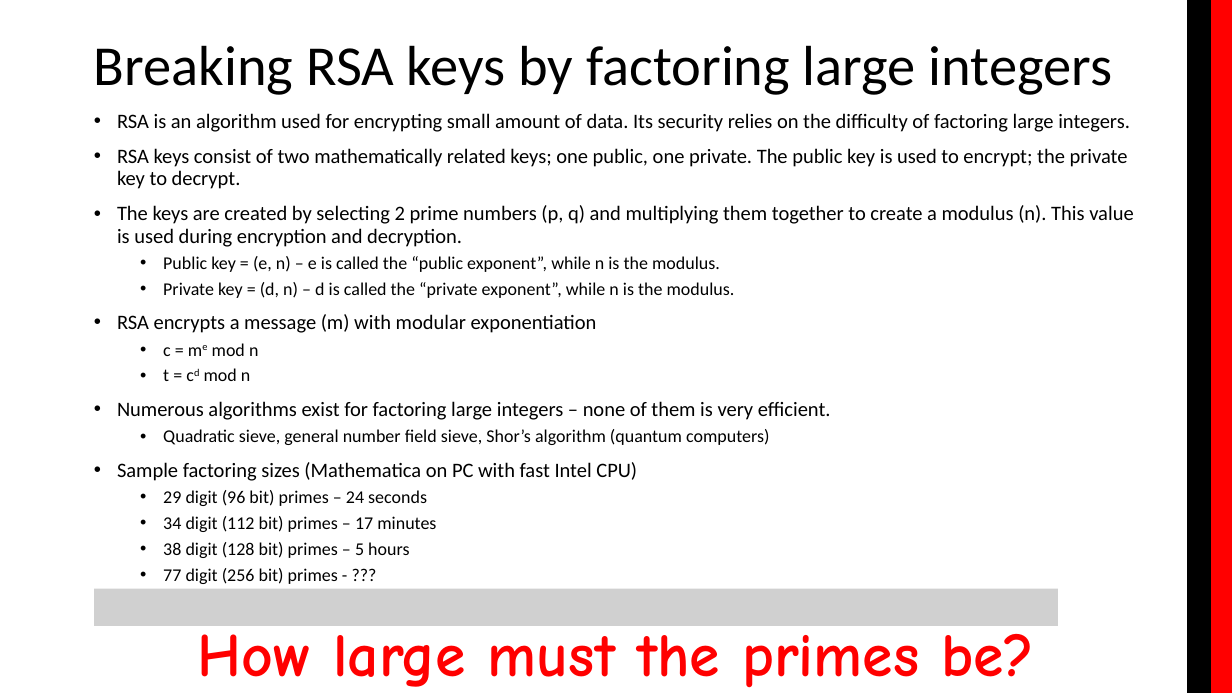
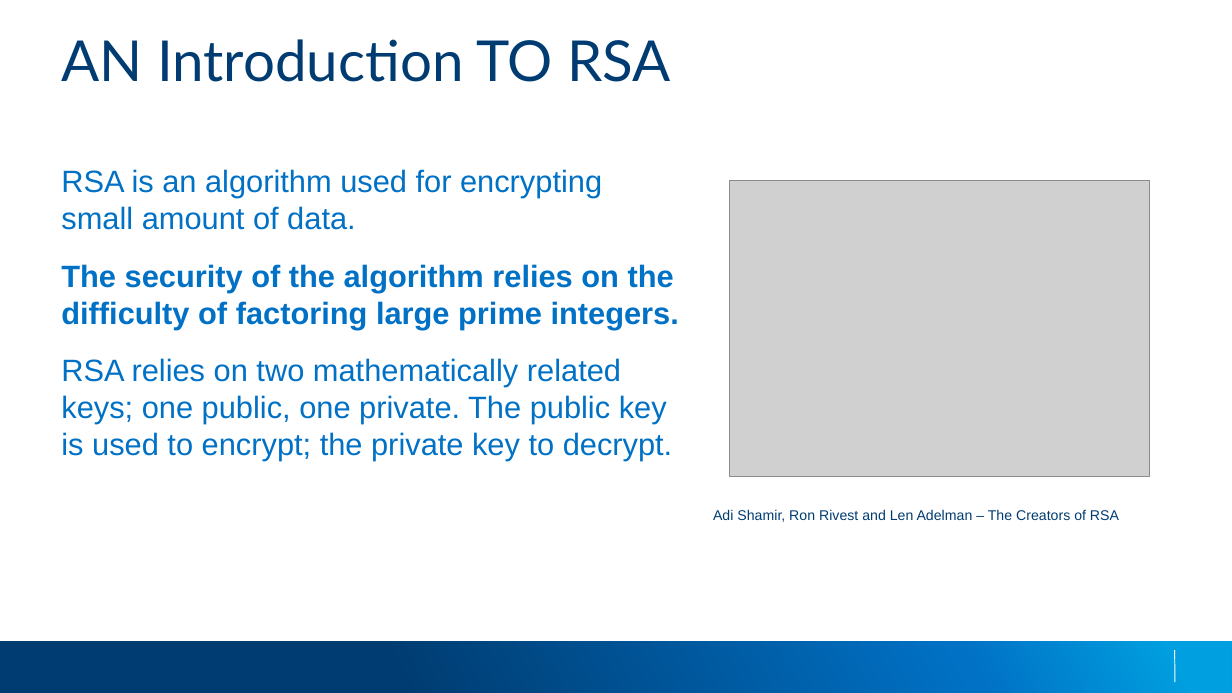
Before and after one commit to applesauce49/lincoln_high, a slide deck: slide 4 of presos/LincolnHighVisit-2019.pptx (slide 3 before the commit). Drawn at 1232x693 pixels with LibreOffice and Linux fonts; fonts in the diff are those of the drawing; grey boxes stand for pictures; background and template pictures are left out. Boxes give left, top, right and bottom in pixels: in the first picture for what was removed or moved away, otherwise in the second. Text is boxed around its words. In the diff, an @@ line names an element or a change of style, - is before the commit and + after.

Commit message:
Updated slides with new theme, and refined content.

```diff
--- a/presos/LincolnHighVisit-2019.pptx
+++ b/presos/LincolnHighVisit-2019.pptx
@@ rectangle removed at (1188, 0, 1212, 693) @@
@@ rectangle removed at (1211, 0, 1232, 693) @@
@@ title at (61, 39, 671, 82): text changed; font Calibri to Lato; text colour #000000 to #003C71 @@
-Breaking RSA keys by factoring large integers
+AN Introduction TO RSA
@@ title "AN Introduction TO RSA" at (61, 39, 671, 82): vertical alignment middle to top @@
@@ text at (61, 169, 679, 461): text changed; size 16 to 24 pt; font Calibri to Arial; text colour #000000 to #0071C5 @@
-• RSA is an algorithm used for encrypting small amount of data. Its security relies on the difficulty of factoring large integers.
-• RSA keys consist of two mathematically related keys; one public, one private. The public key is used to encrypt; the private key to decrypt.
-• The keys are created by selecting 2 prime numbers (p, q) and multiplying them together to create a modulus (n). This value is used during encryption and decryption.
-  • Public key = (e, n) – e is called the “public exponent”, while n is the modulus.
-  • Private key = (d, n) – d is called the “private exponent”, while n is the modulus.
-• RSA encrypts a message (m) with modular exponentiation
-  • c = me mod n
-  • t = cd mod n
-• Numerous algorithms exist for factoring large integers – none of them is very efficient.
-  • Quadratic sieve, general number field sieve, Shor’s algorithm (quantum computers)
-• Sample factoring sizes (Mathematica on PC with fast Intel CPU)
-  • 29 digit (96 bit) primes – 24 seconds
-  • 34 digit (112 bit) primes – 17 minutes
-  • 38 digit (128 bit) primes – 5 hours
-  • 77 digit (256 bit) primes - ???
+RSA is an algorithm used for encrypting small amount of data.
+The security of the algorithm relies on the difficulty of factoring large prime integers.
+RSA relies on two mathematically related keys; one public, one private. The public key is used to encrypt; the private key to decrypt.
@@ picture added at (730, 180, 1150, 477) @@
@@ text added at (713, 509, 1119, 522), 11 pt, text #003C71 @@
+Adi Shamir, Ron Rivest and Len Adelman – The Creators of RSA
@@ picture removed at (94, 589, 1058, 626) @@
@@ text removed at (197, 622, 1034, 688) @@
-How large must the primes be?
@@ rectangle added at (0, 641, 1232, 693), fill gradient #003C71 to #0071C5 to #009FDF @@
@@ line added from (1175, 650) to (1176, 682), #FFFFFF 0.75 pt @@
```
Also in this commit, not shown: 7 other slides changed, 14 slides added, 8 slides removed.
